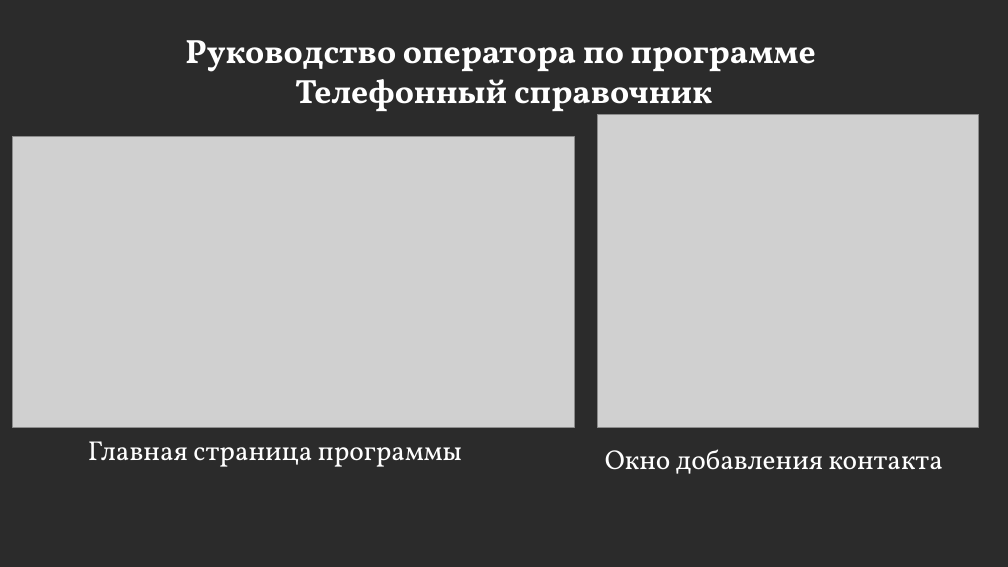
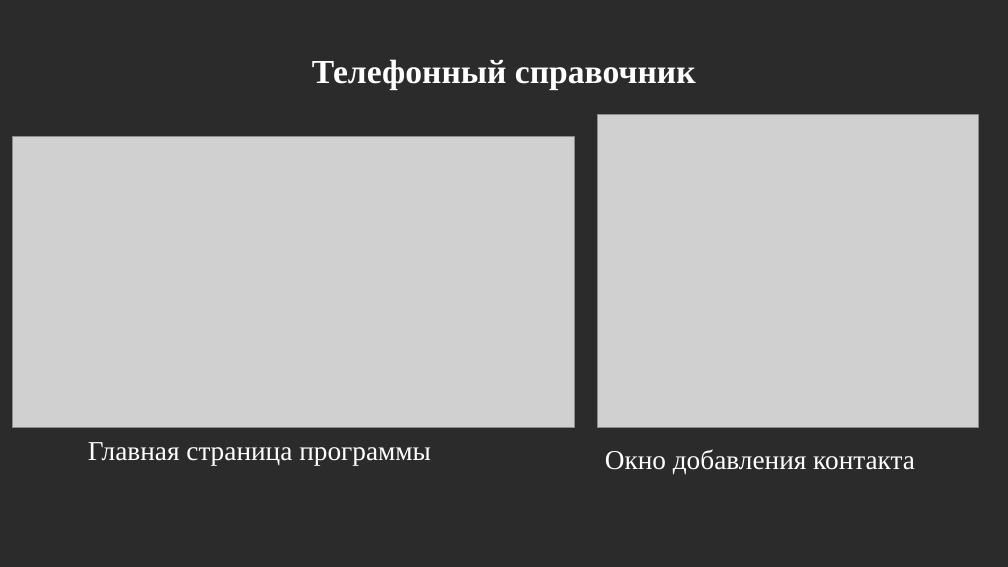
Before and after one commit to MaksimPoliackov/Practice_PM02, a slide deck: slide 8 of Документация/Отчет Поляков М.Е.pptx (slide 9 before the commit). Drawn at 1008x567 pixels with LibreOffice and Linux fonts; fonts in the diff are those of the drawing; grey boxes stand for pictures; background and template pictures are left out; a plain dark background stands for a picture behind light text. Boxes give left, top, right and bottom in pixels: in the first picture for what was removed or moved away, otherwise in the second. Text is boxed around its words. In the diff, an @@ line names an element or a change of style, - is before the commit and + after.

```diff
--- a/Документация/Отчет Поляков М.Е.pptx
+++ b/Документация/Отчет Поляков М.Е.pptx
@@ title at (x1=312, y1=59, x2=696, y2=89): text changed; font Vollkorn to Times New Roman @@
-Руководство оператора по программе
-Телефонный справочник
+Телефонный справочник
@@ text "Главная страница программы" at (x1=88, y1=442, x2=431, y2=465): font Vollkorn to Times New Roman @@
@@ text "Окно добавления контакта" at (x1=605, y1=449, x2=915, y2=474): font Vollkorn to Times New Roman @@
```
Also in this commit, not shown: 15 other slides changed, 1 slide removed, 1 other file.
